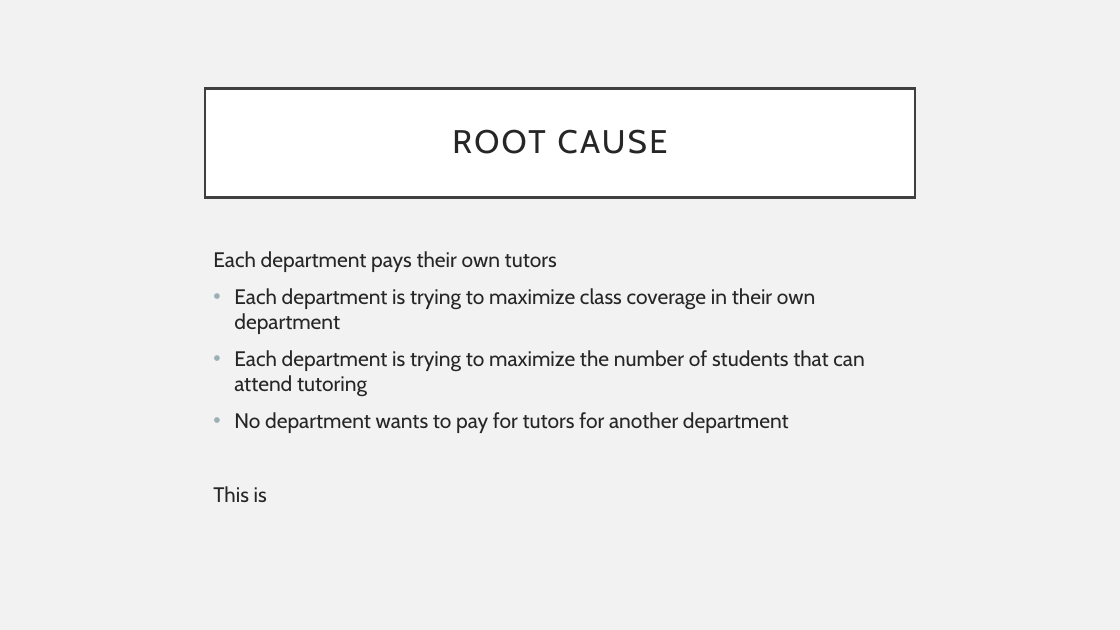
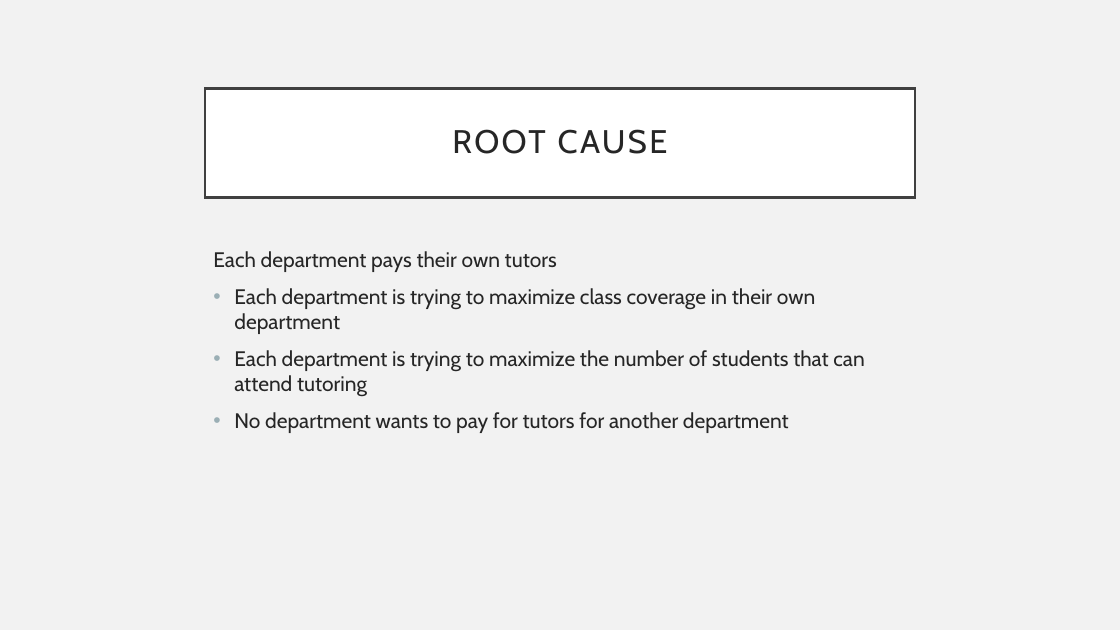
Before and after one commit to guslipkin/Fall2021, a slide deck: slide 4 of ECO 3930 ~ Contemporary Economics/Final Paper/FinalPaper.pptx. Drawn at 1120x630 pixels with LibreOffice and Linux fonts; fonts in the diff are those of the drawing. Boxes give left, top, right and bottom in pixels: in the first picture for what was removed or moved away, otherwise in the second. Text is boxed around its words. In the diff, an @@ line names an element or a change of style, - is before the commit and + after.

```diff
--- a/ECO 3930 ~ Contemporary Economics/Final Paper/FinalPaper.pptx
+++ b/ECO 3930 ~ Contemporary Economics/Final Paper/FinalPaper.pptx
@@ text at bbox=[213, 486, 267, 502]: paragraph removed @@
-This is
```
Also in this commit, not shown: 1 other file.
